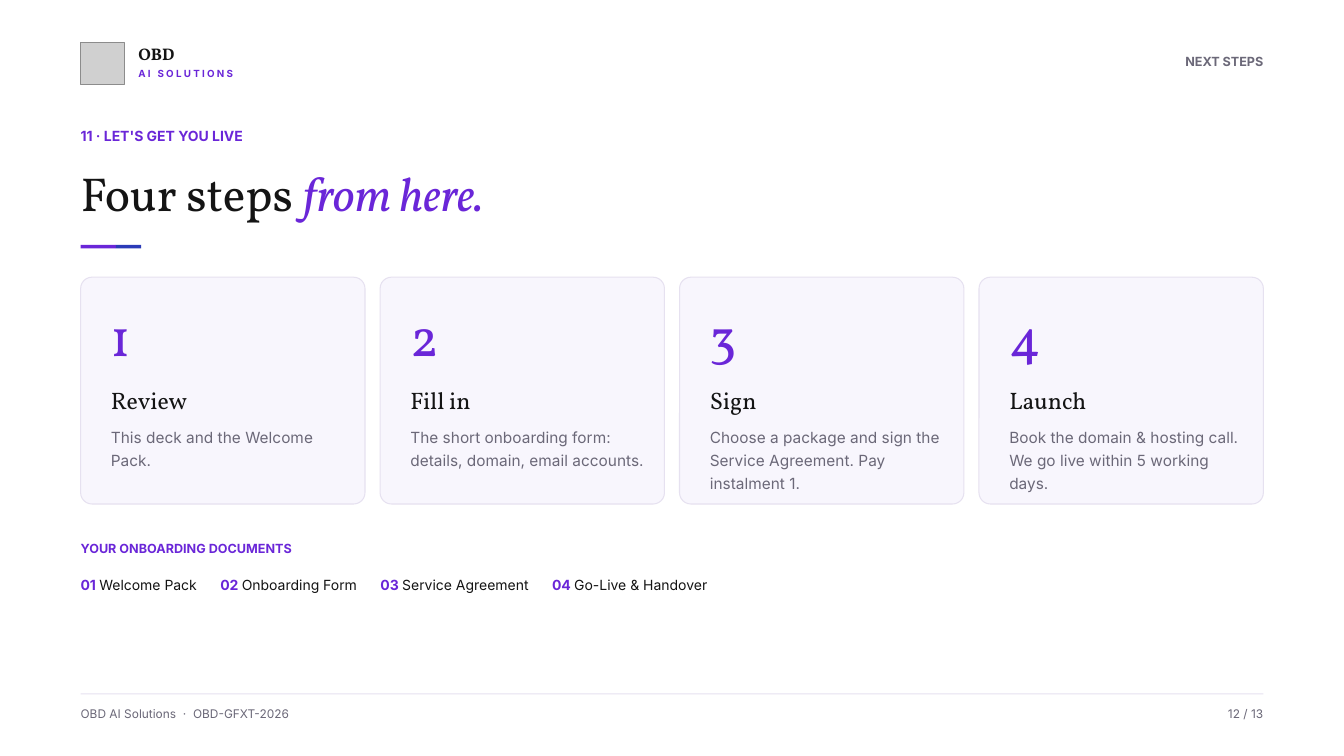
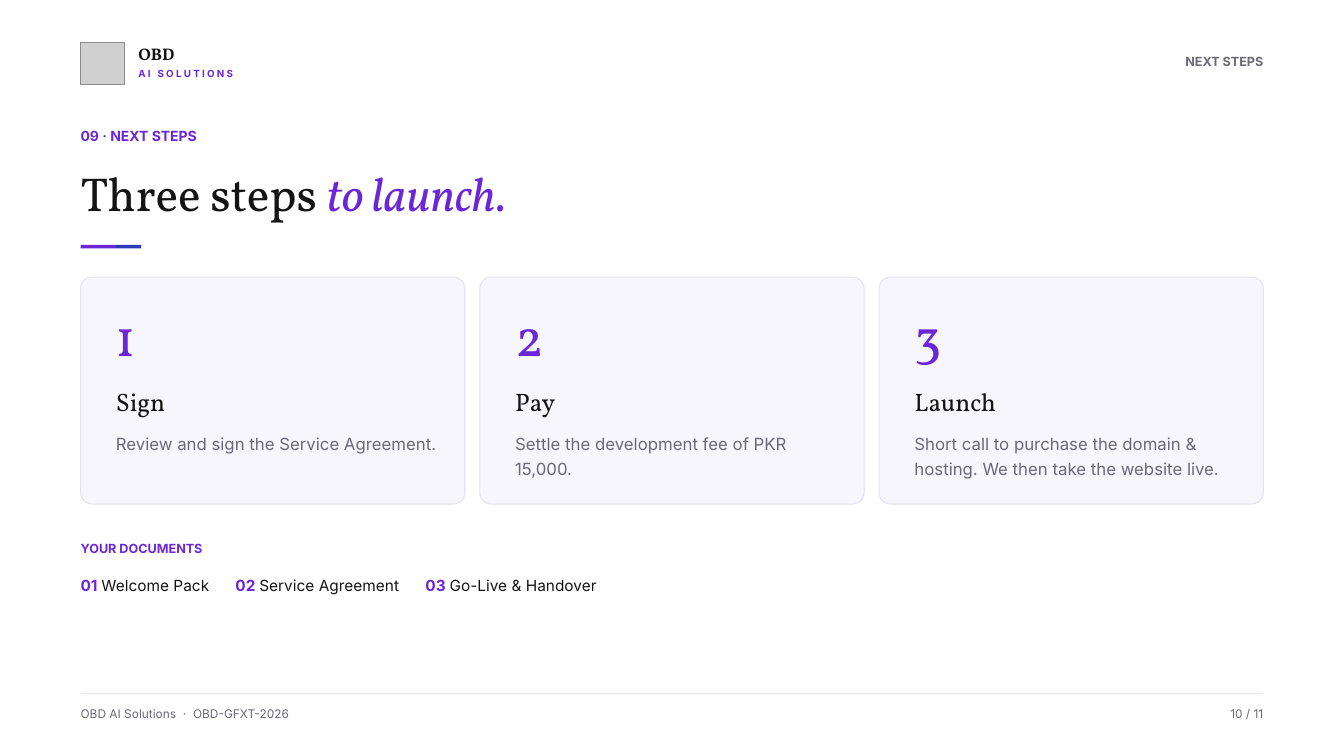
Before and after one commit to dev-qaamqaaj/website-docs, a slide deck: slide 10 of GFX-T Onboarding Kit/PPT/00 - Kickoff Deck.pptx (slide 12 before the commit). Drawn at 1344x756 pixels with LibreOffice and Linux fonts; fonts in the diff are those of the drawing; grey boxes stand for pictures. Boxes give left, top, right and bottom in pixels: in the first picture for what was removed or moved away, otherwise in the second. Text is boxed around its words. In the diff, an @@ line names an element or a change of style, - is before the commit and + after.

```diff
--- a/GFX-T Onboarding Kit/PPT/00 - Kickoff Deck.pptx
+++ b/GFX-T Onboarding Kit/PPT/00 - Kickoff Deck.pptx
@@ text at (x1=81, y1=130, x2=197, y2=141): text changed @@
-11 · LET'S GET YOU LIVE
+09 · NEXT STEPS
@@ text at (x1=81, y1=177, x2=506, y2=223): text changed @@
-Four steps from here.
+Three steps to launch.
@@ rounded rectangle resized from (x1=81, y1=277, x2=365, y2=504) to (x1=81, y1=277, x2=465, y2=504) @@
@@ text "1" moved from (x1=111, y1=329, x2=132, y2=356) to (x1=116, y1=329, x2=137, y2=356) @@
@@ rounded rectangle resized from (x1=380, y1=277, x2=664, y2=504) to (x1=480, y1=277, x2=864, y2=504) @@
@@ text "2" moved from (x1=410, y1=329, x2=439, y2=356) to (x1=515, y1=329, x2=544, y2=356) @@
@@ rounded rectangle resized from (x1=680, y1=277, x2=964, y2=504) to (x1=879, y1=277, x2=1263, y2=504) @@
@@ text "3" moved from (x1=710, y1=329, x2=737, y2=365) to (x1=914, y1=329, x2=941, y2=365) @@
@@ rounded rectangle removed at (x1=979, y1=277, x2=1263, y2=504) @@
@@ text removed at (x1=1009, y1=329, x2=1041, y2=365) @@
-4
@@ text "Sign" at (x1=116, y1=393, x2=165, y2=418): size 17 to 18 pt @@
@@ text "Sign" moved from (x1=710, y1=392, x2=757, y2=415) to (x1=116, y1=393, x2=165, y2=418) @@
@@ text "Launch" moved from (x1=1009, y1=392, x2=1086, y2=409) to (x1=914, y1=393, x2=996, y2=412) @@
@@ text "Launch" at (x1=914, y1=393, x2=996, y2=412): size 17 to 18 pt @@
@@ text removed at (x1=111, y1=392, x2=187, y2=410) @@
-Review
@@ text at (x1=515, y1=394, x2=555, y2=418): text changed; size 17 to 18 pt @@
-Fill in
+Pay
@@ text at (x1=116, y1=437, x2=436, y2=454): text changed; size 11 to 12 pt @@
-This deck and the Welcome Pack.
+Review and sign the Service Agreement.
@@ text at (x1=515, y1=437, x2=787, y2=478): text changed; size 11 to 12 pt @@
-The short onboarding form: details, domain, email accounts.
+Settle the development fee of PKR 15,000.
@@ text removed at (x1=710, y1=431, x2=939, y2=489) @@
-Choose a package and sign the Service Agreement. Pay instalment 1.
@@ text at (x1=914, y1=437, x2=1219, y2=479): text changed; size 11 to 12 pt @@
-Book the domain & hosting call. We go live within 5 working days.
+Short call to purchase the domain & hosting. We then take the website live.
@@ text at (x1=81, y1=543, x2=202, y2=553): text changed @@
-YOUR ONBOARDING DOCUMENTS
+YOUR DOCUMENTS
@@ text at (x1=81, y1=579, x2=597, y2=595): text changed; size 10 to 11 pt @@
-01 Welcome Pack 02 Onboarding Form 03 Service Agreement 04 Go-Live & Handover
+01 Welcome Pack 02 Service Agreement 03 Go-Live & Handover
@@ text at (x1=1230, y1=709, x2=1264, y2=718): text changed @@
-12 / 13
+10 / 11
```
Also in this commit, not shown: 9 other slides changed, 2 slides removed, 30 other files.
